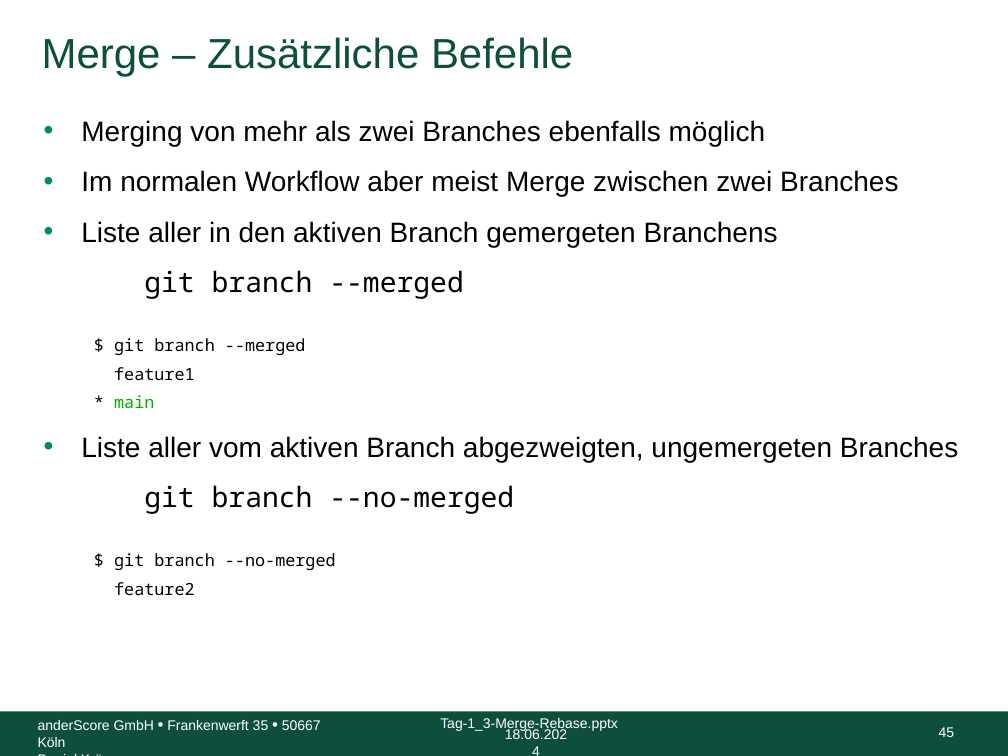
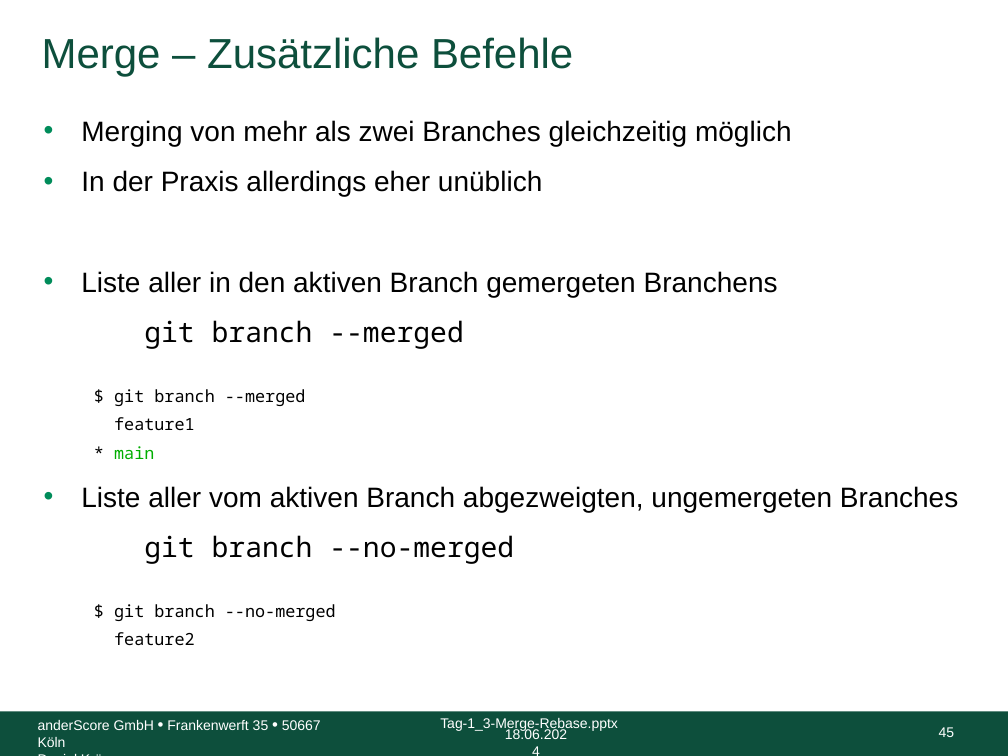
Before and after one commit to anderscore-gmbh/gitlab, a slide deck: slide 45 of slides/Tag-1_3-Merge-Rebase.pptx. Drawn at 1008x756 pixels with LibreOffice and Linux fonts; fonts in the diff are those of the drawing; background and template pictures are left out. Boxes give left, top, right and bottom in pixels: in the first picture for what was removed or moved away, otherwise in the second. Text is boxed around its words. In the diff, an @@ line names an element or a change of style, - is before the commit and + after.

```diff
--- a/slides/Tag-1_3-Merge-Rebase.pptx
+++ b/slides/Tag-1_3-Merge-Rebase.pptx
@@ text at <box>81,120,792,196</box>: text changed @@
-• Merging von mehr als zwei Branches ebenfalls möglich
-• Im normalen Workflow aber meist Merge zwischen zwei Branches
+• Merging von mehr als zwei Branches gleichzeitig möglich
+• In der Praxis allerdings eher unüblich
```
Also in this commit, not shown: 2 other slides changed, 1 other file.
